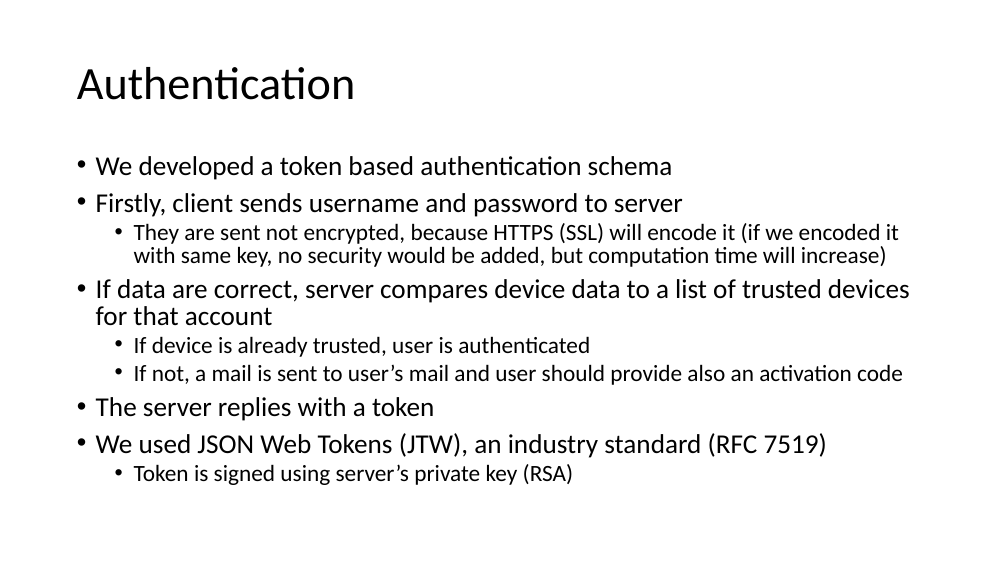
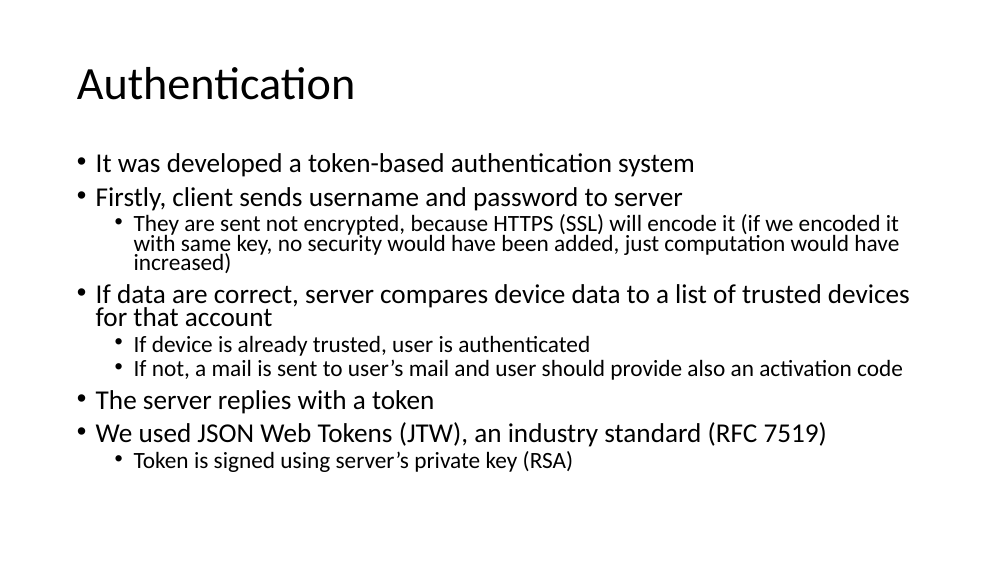
Before and after one commit to fparricelli/Encrypted-data-exchange-between-two-Arduino-boards-using-Symmetric-Encryption, a slide deck: slide 15 of Documentazione e cose così/Slide_concettuali_Luca.pptx. Drawn at 1008x567 pixels with LibreOffice and Linux fonts; fonts in the diff are those of the drawing. Boxes give left, top, right and bottom in pixels: in the first picture for what was removed or moved away, otherwise in the second. Text is boxed around its words. In the diff, an @@ line names an element or a change of style, - is before the commit and + after.

```diff
--- a/Documentazione e cose così/Slide_concettuali_Luca.pptx
+++ b/Documentazione e cose così/Slide_concettuali_Luca.pptx
@@ text at <box>96,153,695,177</box>: text changed @@
-• We developed a token based authentication schema
+• It was developed a token-based authentication system
@@ text at <box>96,187,910,472</box>: line spacing 0.8 to 0.7 @@
@@ text at <box>134,214,899,273</box>: text changed @@
-  • They are sent not encrypted, because HTTPS (SSL) will encode it (if we encoded it with same key, no security would be added, but computation time will increase)
+  • They are sent not encrypted, because HTTPS (SSL) will encode it (if we encoded it with same key, no security would have been added, just computation would have increased)
```
Also in this commit, not shown: 10 other slides changed.
